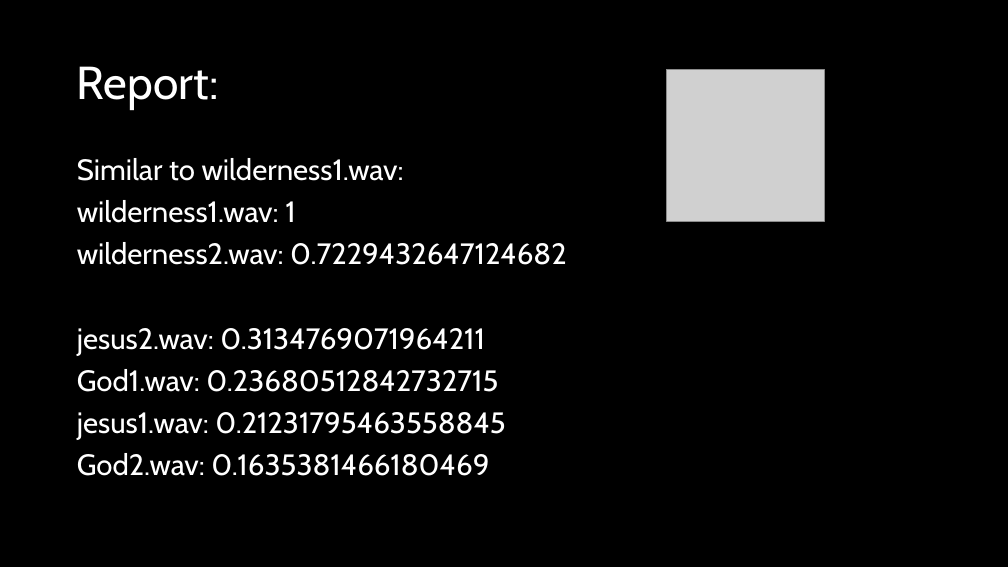
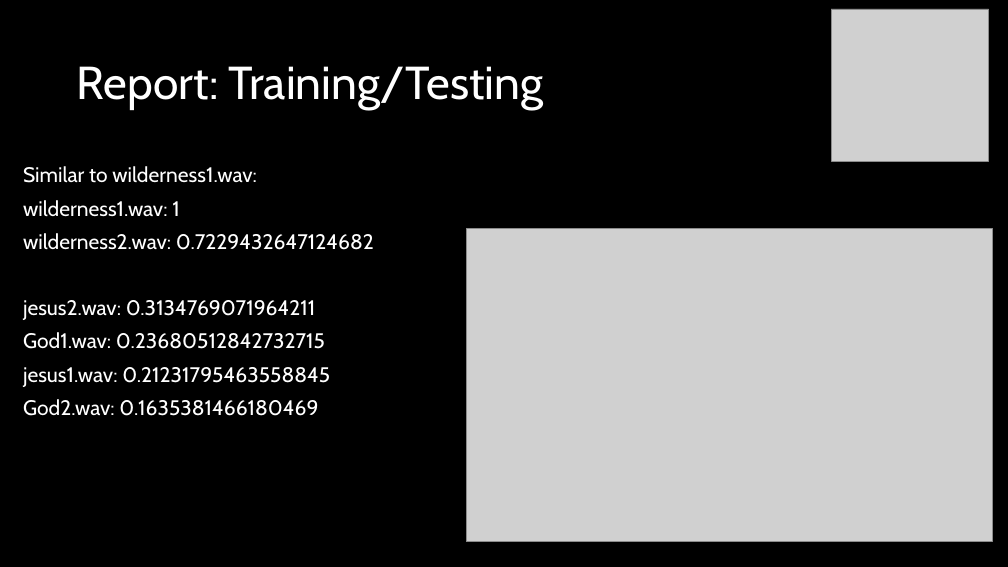
Before and after one commit to PENNET-dev/hackathon-uW-2024, a slide deck: slide 13 of Hackathon Presentation.pptx. Drawn at 1008x567 pixels with LibreOffice and Linux fonts; fonts in the diff are those of the drawing; grey boxes stand for pictures. Boxes give left, top, right and bottom in pixels: in the first picture for what was removed or moved away, otherwise in the second. Text is boxed around its words. In the diff, an @@ line names an element or a change of style, - is before the commit and + after.

```diff
--- a/Hackathon Presentation.pptx
+++ b/Hackathon Presentation.pptx
@@ picture: place and size @@
-picture at (667,70,824,222)
+picture at (831,9,988,161)
@@ title at (77,66,544,110): text changed @@
-Report:
+Report: Training/Testing
@@ text "Similar to wilderness1.wav:": place and size @@
-text "Similar to wilderness1.wav:" at (77,158,567,476)
+text "Similar to wilderness1.wav:" at (23,166,374,416)
@@ text "Similar to wilderness1.wav:" at (23,166,374,416): size 28 to 20 pt @@
@@ picture added at (467,228,993,542) @@
```
Also in this commit, not shown: 4 other slides changed, 7 slides added, 1 slide removed.
